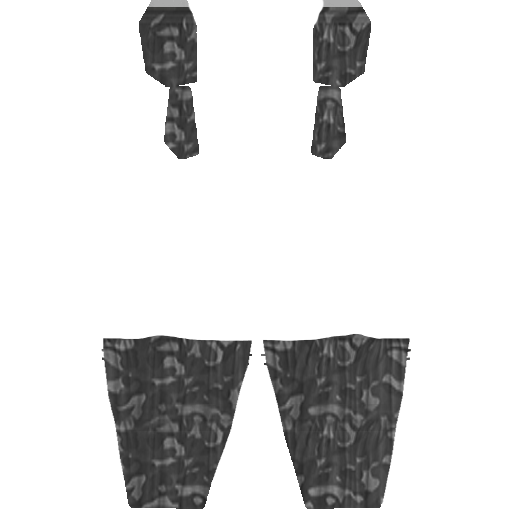
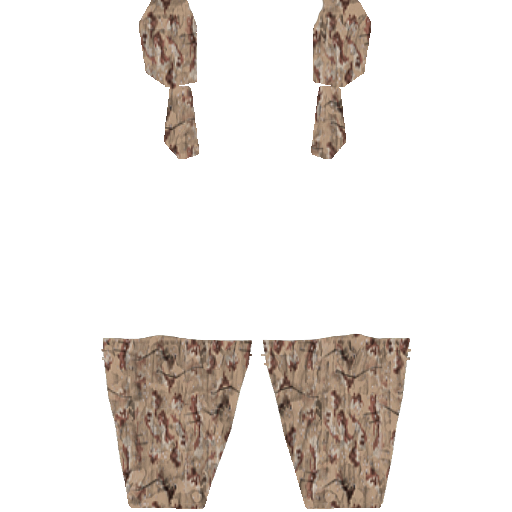
Revision of a layered 512px x 512px image; what changed, layer by layer:
hid group "camo_stocking3" (4 layers) over [101, 0, 411, 509]
painted on "pattern" (1st of 2, in "camo_stocking3") over [101, 0, 411, 509]
showed group "camo_stocking2" (7 layers) over [101, 0, 411, 509]
added layer "图层 4" (multiply, 80%) in group "camo_stocking2" over [101, 0, 411, 509]
added layer "图层 5" in group "camo_stocking2" over [101, 0, 411, 509]
added layer "图层 3" in group "camo_stocking2" over [101, 0, 411, 509]
showed group "camo_stocking1" (2 layers) over [101, 0, 411, 509]
painted on "图层 1" over [101, 0, 411, 509]
